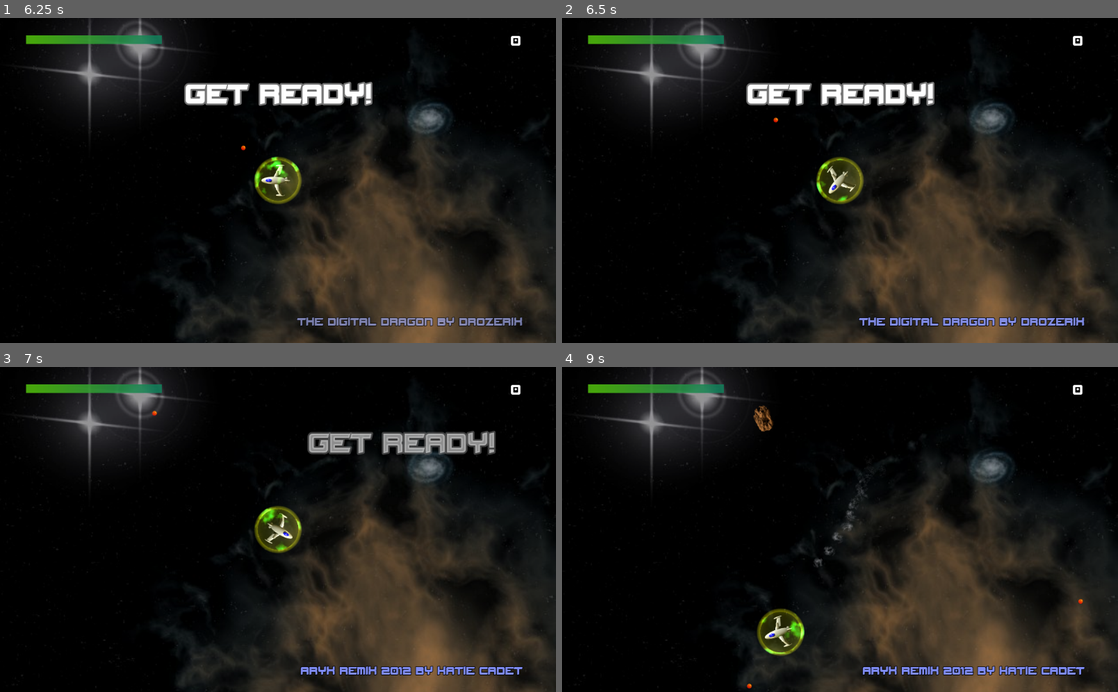
Above: before the commit, frames 1-4 (two rows, left to right).
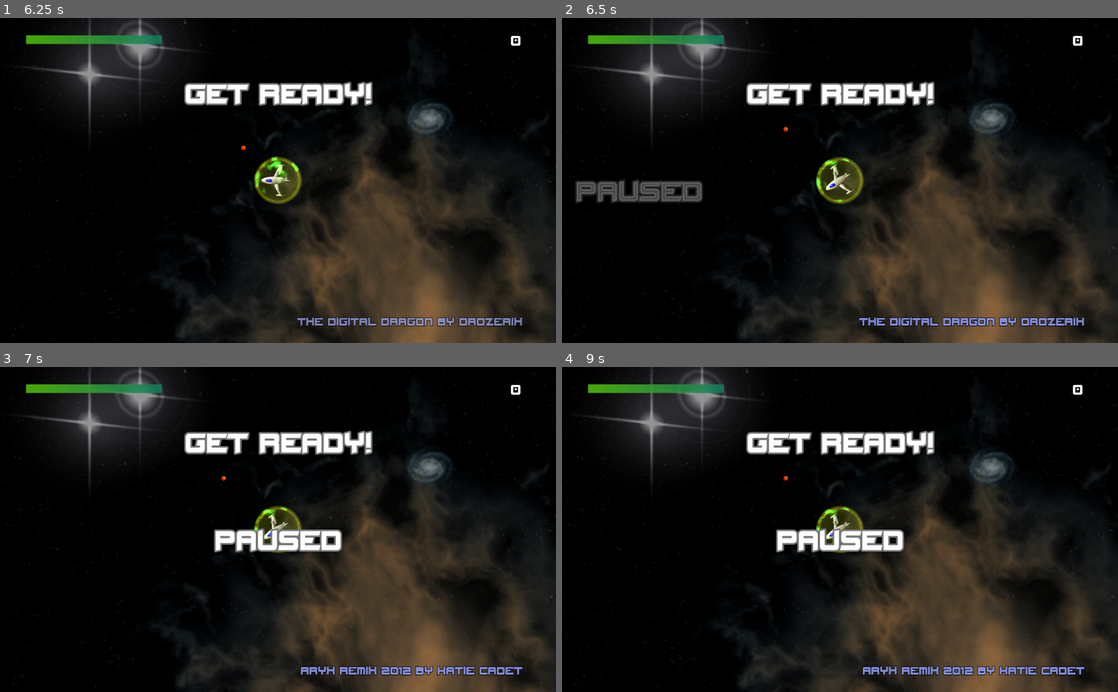
Above: after the commit, the same moments.

Repository: odahoda/asteroids
Game: Godot game, scene res://game.tscn
The game is run twice, just before and just after one commit, with the same random seed, the same clock (stepped at 60 frames per second) and the same inputs.
Inputs:
- Up to frame 1 (6.25 s): click "Play" at 0.5 s; tap Enter (ui_accept) at 1.25, 1.52, 2.27, 3.77, 4.52, 6.02 s; hold Right (ui_right) 1.28-2.03 s; hold Left (ui_left) 2.03-2.78 s; hold Right (ui_right) 2.78-3.53 s; hold Up (ui_up) 3.53-4.28 s; hold Left (ui_left) 4.28-5 s; tap Escape (ui_cancel) at 4.9 s; click "Play" at 5 s; hold Left (ui_left) from 5.78 s (still down)
- Up to frame 2 (6.5 s): keep holding Left (ui_left); tap P (ui_pause, bound only after the commit) at 6.4 s
- Up to frame 3 (7 s): keep holding Left (ui_left)
- Up to frame 4 (9 s): release Left (ui_left) at 7.28 s; hold Right (ui_right) 7.28-8.03 s; tap Enter (ui_accept) at 7.52, 8.27 s; hold Up (ui_up) 8.03-8.78 s; hold Right (ui_right) from 8.78 s (still down)

Frame 1 is identical in both runs. In frame 2, 1.7% of the frame differs, in the area x 2-53%, y 30-58%; in frame 3, 5.4%; in frame 4, 5.7%, in the area x 33-94%, y 11-99%.

Commit message:
Pause game.

Diff:
--- a/level.gd
+++ b/level.gd
@@ -55,7 +55,7 @@
 func _input(event):
 	if event.is_action_pressed("ui_accept"):
 		shoot()
-	if event.is_action_pressed("ui_cancel"):
+	elif event.is_action_pressed("ui_cancel"):
 		emit_signal('finished')
 
 func play_next_song():
--- a/level.tscn
+++ b/level.tscn
@@ -8,6 +8,7 @@
 [ext_resource path="res://assets/absolu.ogg" type="AudioStream" id=6]
 [ext_resource path="res://assets/the_digital_dragon.ogg" type="AudioStream" id=7]
 [ext_resource path="res://assets/miafan2010_-_aryx_remix_2012.ogg" type="AudioStream" id=8]
+[ext_resource path="res://paused.gd" type="Script" id=9]
 
 [sub_resource type="DynamicFont" id=1]
 size = 24
@@ -95,6 +96,86 @@
 "transitions": PoolRealArray( 1, 1, 1, 1 ),
 "update": 0,
 "values": [ 0.0, 0.5, 0.5, 1.0 ]
+}
+
+[sub_resource type="Animation" id=11]
+resource_name = "fade_in"
+length = 0.3
+tracks/0/type = "value"
+tracks/0/path = NodePath(".:modulate")
+tracks/0/interp = 1
+tracks/0/loop_wrap = true
+tracks/0/imported = false
+tracks/0/enabled = true
+tracks/0/keys = {
+"times": PoolRealArray( 0, 0.3 ),
+"transitions": PoolRealArray( 1, 1 ),
+"update": 0,
+"values": [ Color( 1, 1, 1, 0 ), Color( 1, 1, 1, 1 ) ]
+}
+tracks/1/type = "value"
+tracks/1/path = NodePath(".:anchor_left")
+tracks/1/interp = 1
+tracks/1/loop_wrap = true
+tracks/1/imported = false
+tracks/1/enabled = true
+tracks/1/keys = {
+"times": PoolRealArray( 0, 0.3 ),
+"transitions": PoolRealArray( 1, 1 ),
+"update": 0,
+"values": [ 0.0, 0.5 ]
+}
+tracks/2/type = "value"
+tracks/2/path = NodePath(".:anchor_right")
+tracks/2/interp = 1
+tracks/2/loop_wrap = true
+tracks/2/imported = false
+tracks/2/enabled = true
+tracks/2/keys = {
+"times": PoolRealArray( 0, 0.3 ),
+"transitions": PoolRealArray( 1, 1 ),
+"update": 0,
+"values": [ 0.0, 0.5 ]
+}
+
+[sub_resource type="Animation" id=12]
+resource_name = "fade_out"
+length = 0.3
+tracks/0/type = "value"
+tracks/0/path = NodePath(".:modulate")
+tracks/0/interp = 1
+tracks/0/loop_wrap = true
+tracks/0/imported = false
+tracks/0/enabled = true
+tracks/0/keys = {
+"times": PoolRealArray( 0, 0.3 ),
+"transitions": PoolRealArray( 1, 1 ),
+"update": 0,
+"values": [ Color( 1, 1, 1, 1 ), Color( 1, 1, 1, 0 ) ]
+}
+tracks/1/type = "value"
+tracks/1/path = NodePath(".:anchor_left")
+tracks/1/interp = 1
+tracks/1/loop_wrap = true
+tracks/1/imported = false
+tracks/1/enabled = true
+tracks/1/keys = {
+"times": PoolRealArray( 0, 0.3 ),
+"transitions": PoolRealArray( 1, 1 ),
+"update": 0,
+"values": [ 0.5, 1.0 ]
+}
+tracks/2/type = "value"
+tracks/2/path = NodePath(".:anchor_right")
+tracks/2/interp = 1
+tracks/2/loop_wrap = true
+tracks/2/imported = false
+tracks/2/enabled = true
+tracks/2/keys = {
+"times": PoolRealArray( 0, 0.3 ),
+"transitions": PoolRealArray( 1, 1 ),
+"update": 0,
+"values": [ 0.5, 1.0 ]
 }
 
 [sub_resource type="Curve2D" id=8]
@@ -179,6 +260,30 @@
 [node name="fade" type="AnimationPlayer" parent="HUD/announce"]
 anims/fade = SubResource( 10 )
 
+[node name="paused" type="Label" parent="HUD"]
+pause_mode = 2
+anchor_left = 0.5
+anchor_top = 0.5
+anchor_right = 0.5
+anchor_bottom = 0.5
+margin_left = -172.5
+margin_right = 172.5
+margin_bottom = 40.0
+grow_horizontal = 2
+custom_fonts/font = SubResource( 9 )
+custom_colors/font_color = Color( 1, 1, 1, 1 )
+text = "Paused"
+align = 1
+valign = 1
+script = ExtResource( 9 )
+__meta__ = {
+"_edit_use_anchors_": false
+}
+
+[node name="fade" type="AnimationPlayer" parent="HUD/paused"]
+anims/fade_in = SubResource( 11 )
+anims/fade_out = SubResource( 12 )
+
 [node name="spawn_path" type="Path2D" parent="."]
 curve = SubResource( 8 )
 
@@ -203,17 +308,21 @@
 bus = "sfx"
 
 [node name="music1" type="AudioStreamPlayer" parent="."]
+pause_mode = 2
 stream = ExtResource( 6 )
 bus = "music"
 
 [node name="music2" type="AudioStreamPlayer" parent="."]
+pause_mode = 2
 stream = ExtResource( 7 )
 bus = "music"
 
 [node name="music3" type="AudioStreamPlayer" parent="."]
+pause_mode = 2
 stream = ExtResource( 8 )
 bus = "music"
 
 [node name="music4" type="AudioStreamPlayer" parent="."]
+pause_mode = 2
 stream = ExtResource( 5 )
 bus = "music"
--- /dev/null
+++ b/paused.gd
@@ -0,0 +1,13 @@
+extends Label
+
+func _ready() -> void:
+	modulate.a = 0
+
+func _input(event):
+	if event.is_action_pressed("ui_pause"):
+		if get_tree().is_paused():
+			get_tree().set_pause(false)
+			$fade.play('fade_out')
+		else:
+			get_tree().set_pause(true)
+			$fade.play('fade_in')
--- a/project.godot
+++ b/project.godot
@@ -35,6 +35,14 @@
 config/name="asteroids"
 run/main_scene="res://game.tscn"
 
+[input]
+
+ui_pause={
+"deadzone": 0.5,
+"events": [ Object(InputEventKey,"resource_local_to_scene":false,"resource_name":"","device":0,"alt":false,"shift":false,"control":false,"meta":false,"command":false,"pressed":false,"scancode":80,"unicode":0,"echo":false,"script":null)
+ ]
+}
+
 [rendering]
 
 environment/default_clear_color=Color( 0, 0, 0, 1 )
Not shown: 1 places in level.tscn that only renumber resources
Not shown, changed: README.org
